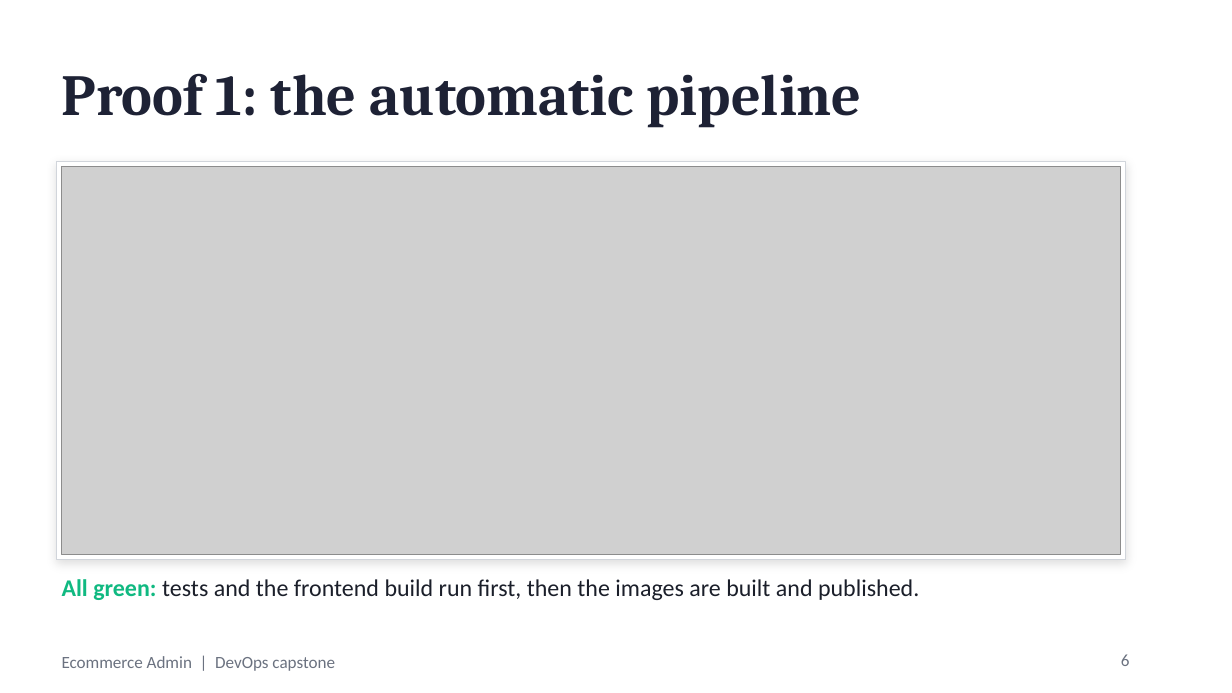
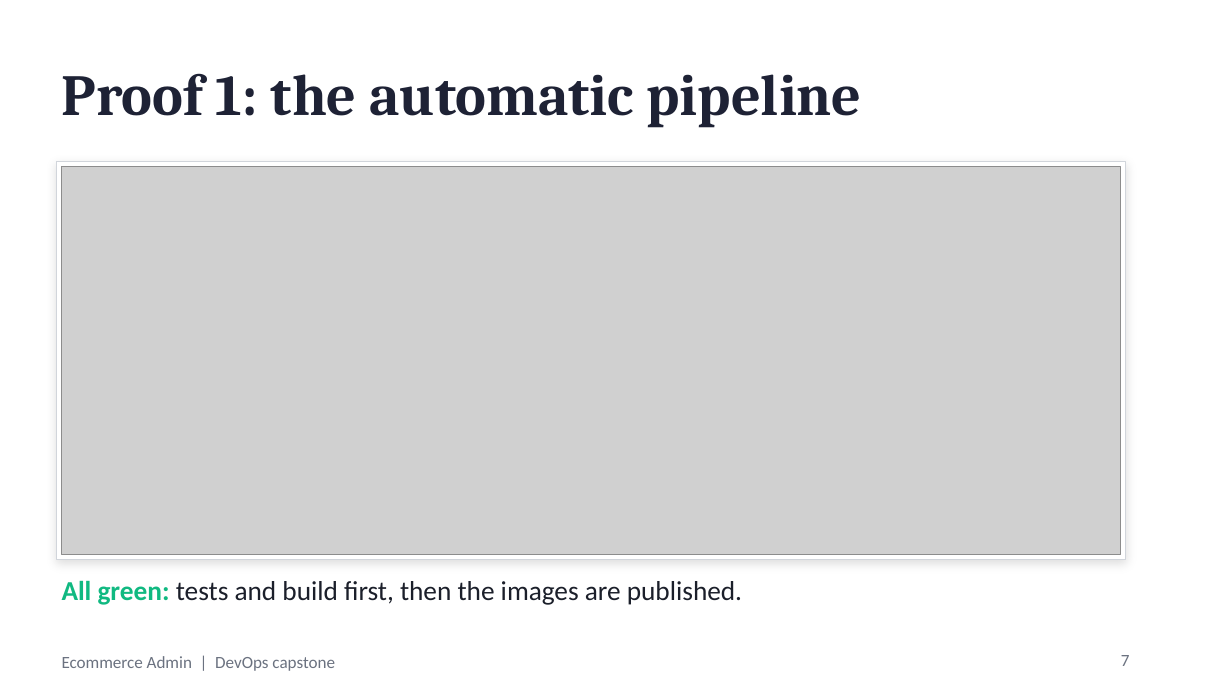
Before and after one commit to CRIMSONHydra/Devops-capstone, a slide deck: slide 7 of Ecommerce-Admin-DevOps-Capstone.pptx (slide 6 before the commit). Drawn at 1232x693 pixels with LibreOffice and Linux fonts; fonts in the diff are those of the drawing; grey boxes stand for pictures. Boxes give left, top, right and bottom in pixels: in the first picture for what was removed or moved away, otherwise in the second. Text is boxed around its words. In the diff, an @@ line names an element or a change of style, - is before the commit and + after.

```diff
--- a/Ecommerce-Admin-DevOps-Capstone.pptx
+++ b/Ecommerce-Admin-DevOps-Capstone.pptx
@@ text at box(62, 580, 742, 605): text changed; size 14 to 16 pt @@
-All green: tests and the frontend build run first, then the images are built and published.
+All green: tests and build first, then the images are published.
@@ page number at box(1121, 655, 1130, 666): text changed @@
-6
+7
```
Also in this commit, not shown: 11 other slides changed, 2 slides added, 3 other files.
